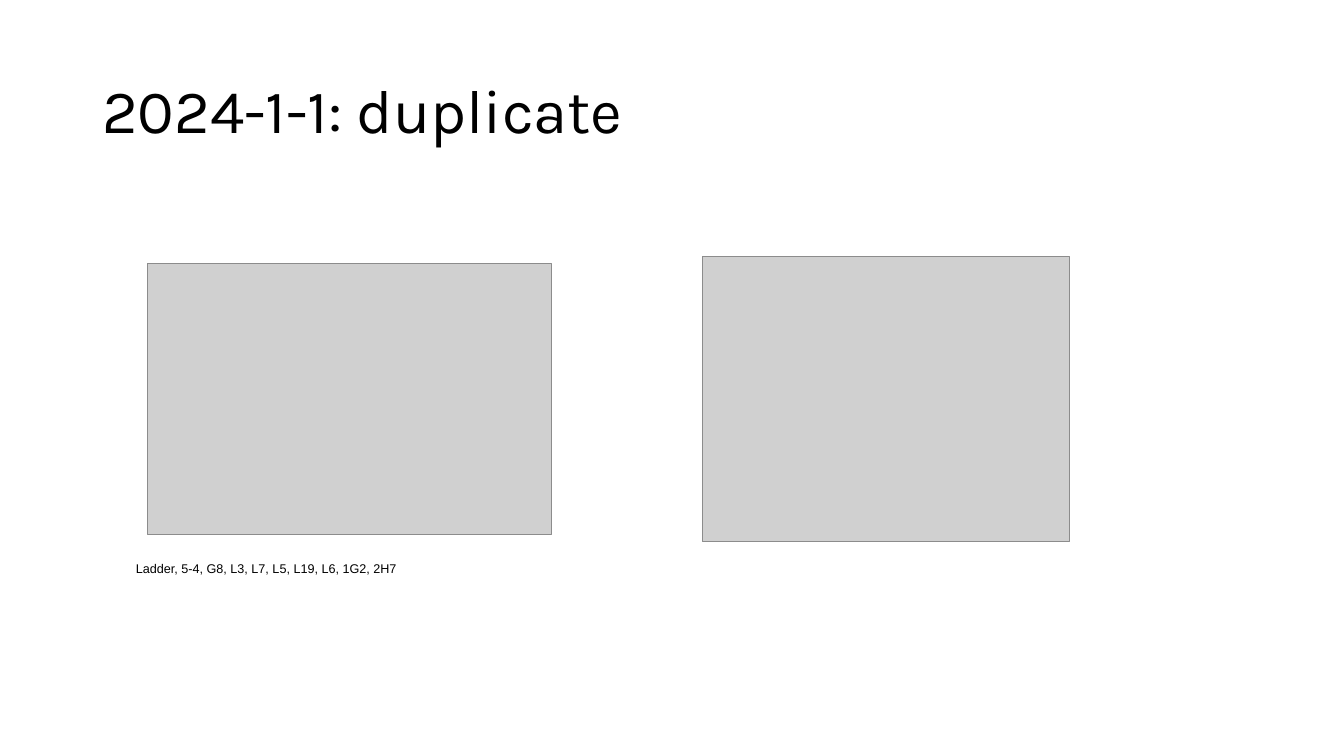
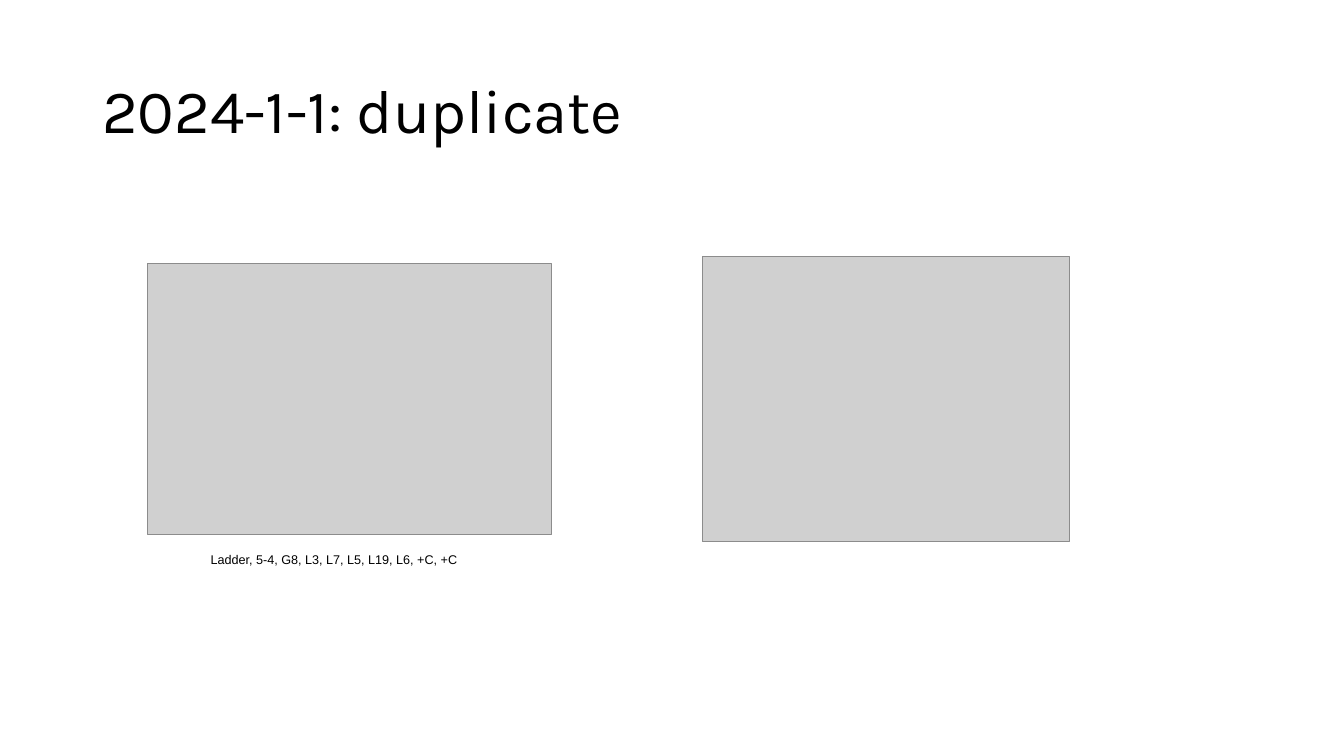
Before and after one commit to gjowl/Thesis, a slide deck: slide 3 of van_der_Waals_Paper/figures/supplement/westerns/westerns.pptx. Drawn at 1344x756 pixels with LibreOffice and Linux fonts; fonts in the diff are those of the drawing; grey boxes stand for pictures. Boxes give left, top, right and bottom in pixels: in the first picture for what was removed or moved away, otherwise in the second. Text is boxed around its words. In the diff, an @@ line names an element or a change of style, - is before the commit and + after.

```diff
--- a/van_der_Waals_Paper/figures/supplement/westerns/westerns.pptx
+++ b/van_der_Waals_Paper/figures/supplement/westerns/westerns.pptx
@@ text at bbox=[211, 555, 457, 566]: text changed @@
-Ladder, 5-4, G8, L3, L7, L5, L19, L6, 1G2, 2H7
+Ladder, 5-4, G8, L3, L7, L5, L19, L6, +C, +C
```
Also in this commit, not shown: 1 other slide changed, 1 slide removed, 6 other files.
